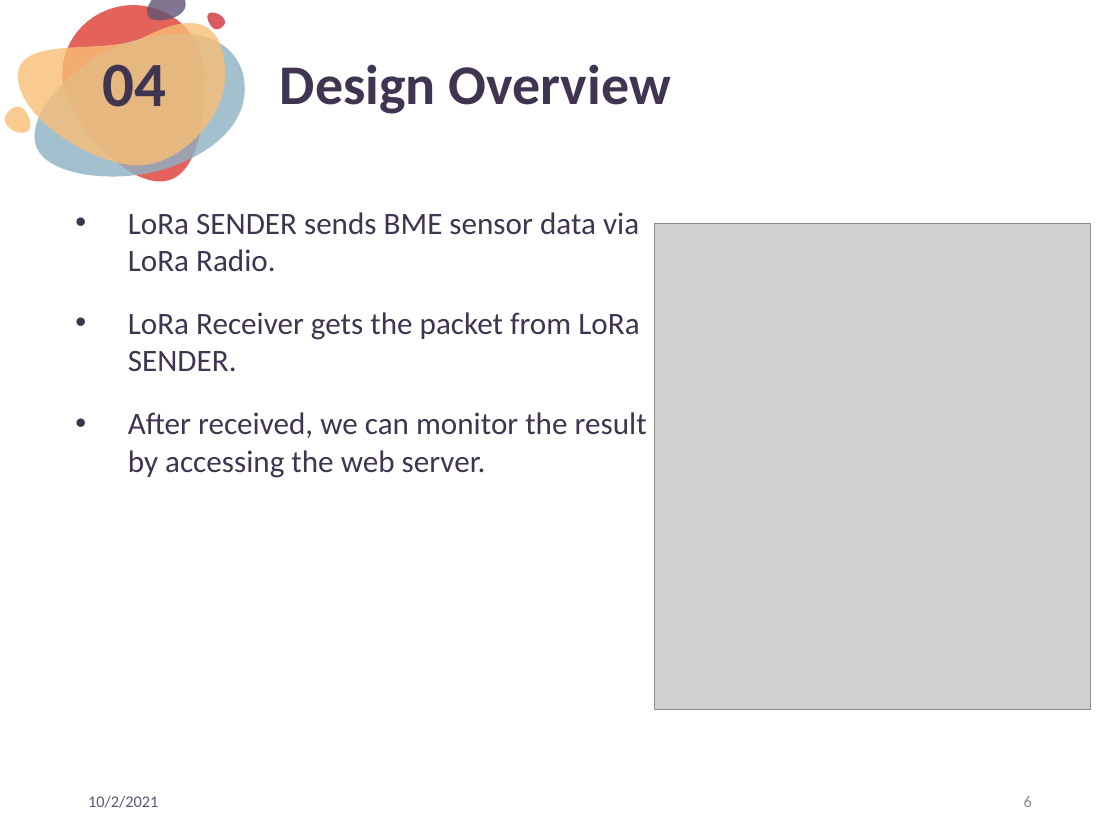
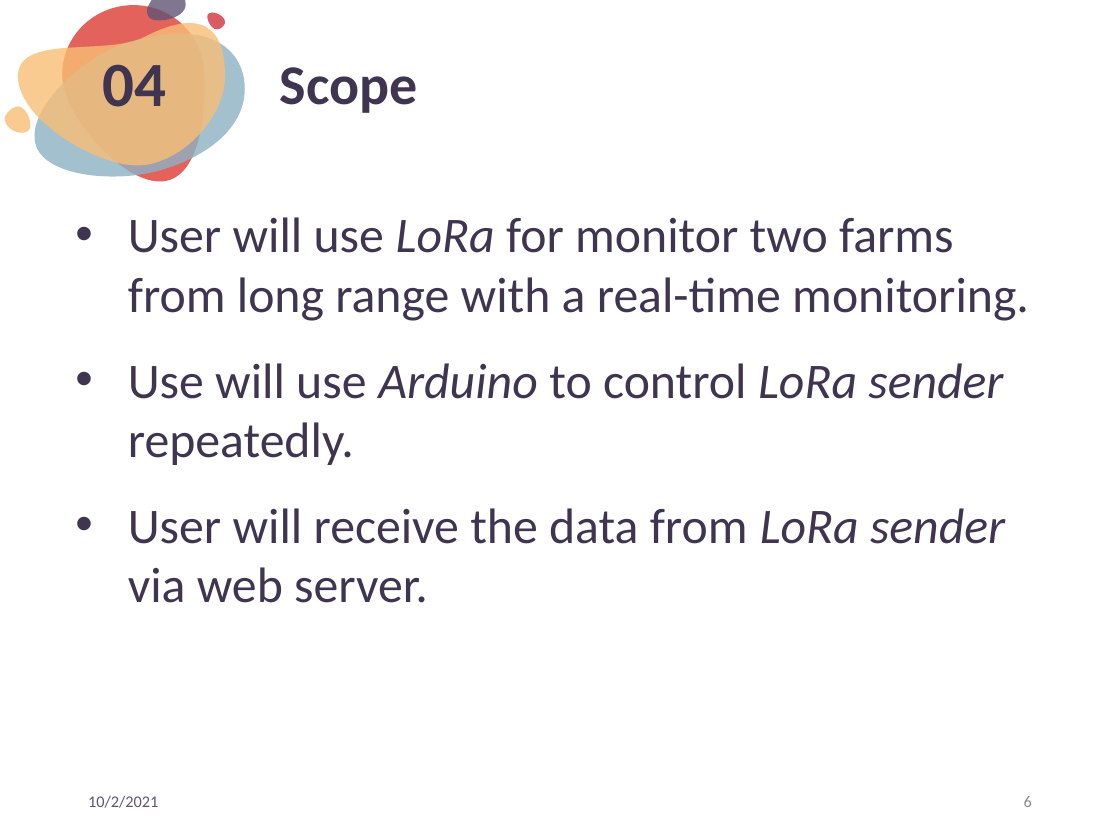
Before and after one commit to samyon7/Tugas-Akhir-1, a slide deck: slide 6 of Document/SEMPRO_V2.pptx. Drawn at 1120x840 pixels with LibreOffice and Linux fonts; fonts in the diff are those of the drawing; grey boxes stand for pictures. Boxes give left, top, right and bottom in pixels: in the first picture for what was removed or moved away, otherwise in the second. Text is boxed around its words. In the diff, an @@ line names an element or a change of style, - is before the commit and + after.

Commit message:
Commit revision slide

```diff
--- a/Document/SEMPRO_V2.pptx
+++ b/Document/SEMPRO_V2.pptx
@@ title at bbox=[280, 67, 418, 113]: text changed @@
-Design Overview
+Scope
@@ text at bbox=[128, 217, 1029, 544]: text changed; size 20 to 32 pt @@
-• LoRa SENDER sends BME sensor data via
-  LoRa Radio.
-• LoRa Receiver gets the packet from LoRa
-  SENDER.
-• After received, we can monitor the result
-  by accessing the web server.
+• User will use LoRa for monitor two farms from long range with a real-time monitoring.
+• Use will use Arduino to control LoRa sender repeatedly.
+• User will receive the data from LoRa sender via web server.
@@ picture removed at bbox=[654, 223, 1091, 709] @@
```
Also in this commit, not shown: 3 other slides changed, 1 slide added.
